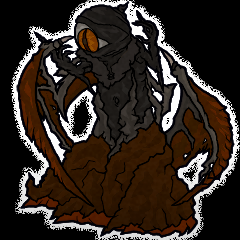
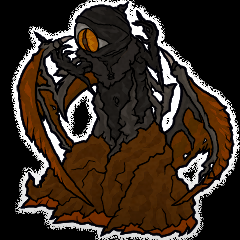
Layered file, before and after one edit (240x240). Changes by layer:
painted on "Orange" over 19, 29, 232, 235
removed layer "gold" from group "color" over 19, 29, 232, 235
removed layer "green" from group "color" over 19, 29, 232, 235
removed layer "purple" from group "color" over 19, 29, 232, 235
removed layer "violet" from group "color" over 19, 29, 232, 235
removed layer "red" from group "color" over 19, 29, 232, 235
removed layer "cyan" from group "color" over 19, 29, 232, 235
